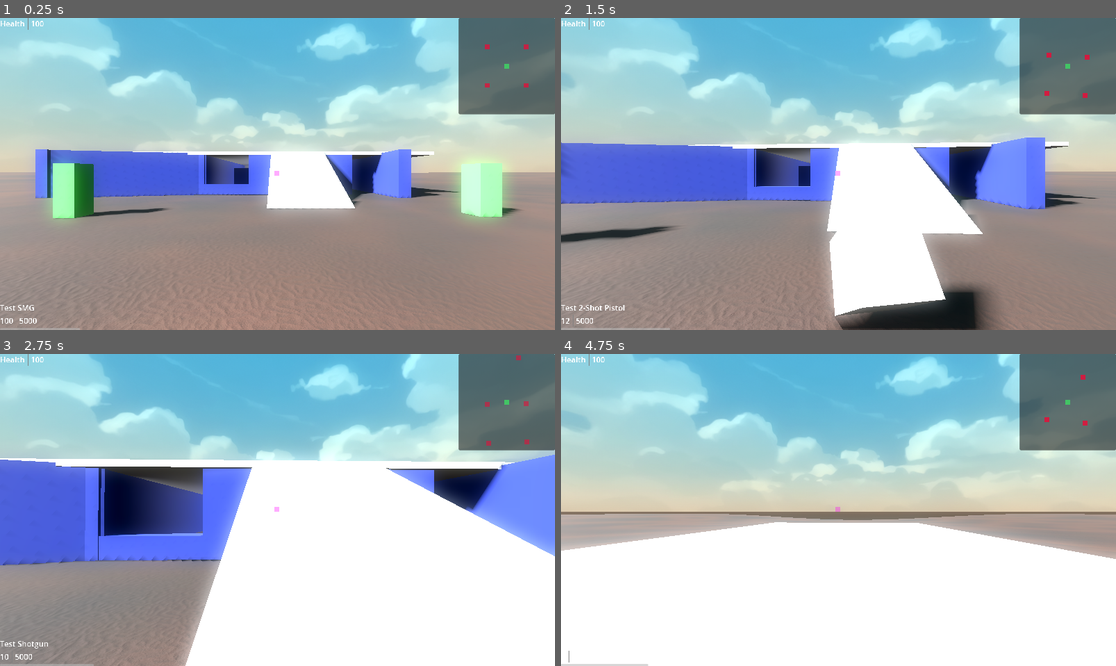
Above: before the commit, frames 1-4 (two rows, left to right).
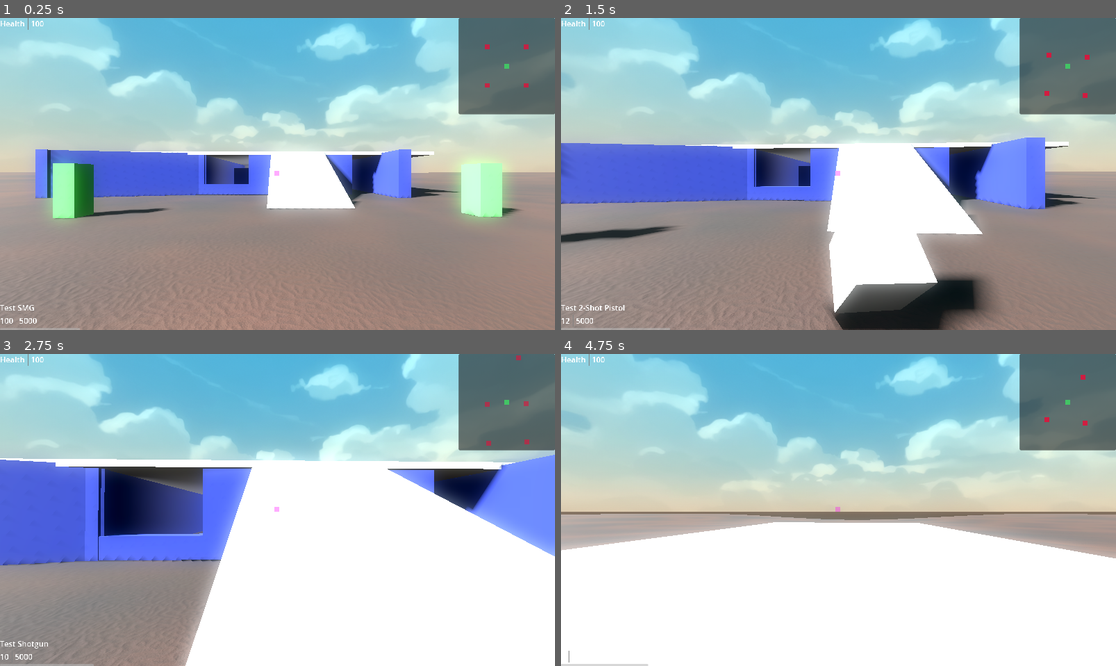
Above: after the commit, the same moments.

Repository: mabanana/FPS-Project-A
Game: Godot game, scene res://scene1.tscn
Two runs of this game, one before a commit and one after it. Both use one fixed random seed, a clock stepped at 60 frames per second and the inputs below.
Inputs (mouse positions are in pixels of both pictures, inside the frame that each line leads up to):
- Up to frame 1 (0.25 s): no input
- Up to frame 2 (1.5 s): tap Enter (ui_accept) at 0.5, 0.77 s; move the mouse to (866, 174) at 0.52 s; hold Q (drop_equip) 0.53-1.28 s; hold Up (ui_up) from 0.53 s (still down); move the mouse to (810, 174) at 1.27 s; tap 1 (hotkey_1) at 1.35 s
- Up to frame 3 (2.75 s): keep holding Up (ui_up); tap Enter (ui_accept) at 1.52 s; move the mouse to (288, 503) at 2.02 s; hold 2 (hotkey_2) from 2.03 s (still down)
- Up to frame 4 (4.75 s): keep holding Up (ui_up); move the mouse to (832, 516) at 2.77 s; release 2 (hotkey_2) at 2.78 s; tap 3 (hotkey_3) at 2.85 s; tap Enter (ui_accept) at 3.02, 3.77, 4.52 s; move the mouse to (877, 513) at 3.52 s; hold 4 (hotkey_4) 3.53-4.28 s; tap R (reload) at 4.15 s; move the mouse to (794, 506) at 4.27 s; tap E (interact) at 4.35 s

The runs differ from the first frame. In frame 1, less than 0.1% of the frame differs, in the area x 8-91%, y 42-98%; in frame 2, 3.1%, in the area x 0-90%, y 38-100%; in frame 3, 0.1%; in frame 4, less than 0.1%.

Commit message:
Update player

Diff:
--- a/player.gd
+++ b/player.gd
@@ -127,7 +127,7 @@
 # Avoid putting state logic into _process
 func _process(delta):
 	object_in_view = get_object_in_view()
-	if object_in_view.has_method("take_damage"):
+	if object_in_view and object_in_view.has_method("take_damage"):
 		_set_target(object_in_view.rid)
 	else:
 		_set_target(-1)
--- a/player.tscn
+++ b/player.tscn
@@ -3,9 +3,11 @@
 [ext_resource type="Script" path="res://player.gd" id="1_uj47b"]
 [ext_resource type="Script" path="res://gun_slot.gd" id="2_mm0q3"]
 
-[sub_resource type="SphereShape3D" id="SphereShape3D_lum0b"]
+[sub_resource type="CapsuleShape3D" id="CapsuleShape3D_leku3"]
+height = 1.8
 
-[sub_resource type="BoxMesh" id="BoxMesh_d7rov"]
+[sub_resource type="CapsuleMesh" id="CapsuleMesh_rhwuk"]
+height = 1.8
 
 [sub_resource type="Animation" id="Animation_dxecw"]
 length = 0.001
@@ -56,12 +58,12 @@
 transform = Transform3D(1, 0, 0, 0, 1, 0, 0, 0, 1, 0, 1, 0)
 
 [node name="CollisionShape3D" type="CollisionShape3D" parent="."]
-transform = Transform3D(1, 0, 0, 0, 1, 0, 0, 0, 1, 0, -0.5, 0)
-shape = SubResource("SphereShape3D_lum0b")
+transform = Transform3D(1, 0, 0, 0, 1, 0, 0, 0, 1, 0, -0.103888, 0)
+shape = SubResource("CapsuleShape3D_leku3")
 
 [node name="MeshInstance3D" type="MeshInstance3D" parent="CollisionShape3D"]
 cast_shadow = 3
-mesh = SubResource("BoxMesh_d7rov")
+mesh = SubResource("CapsuleMesh_rhwuk")
 
 [node name="GunSlot" type="Node3D" parent="."]
 unique_name_in_owner = true
